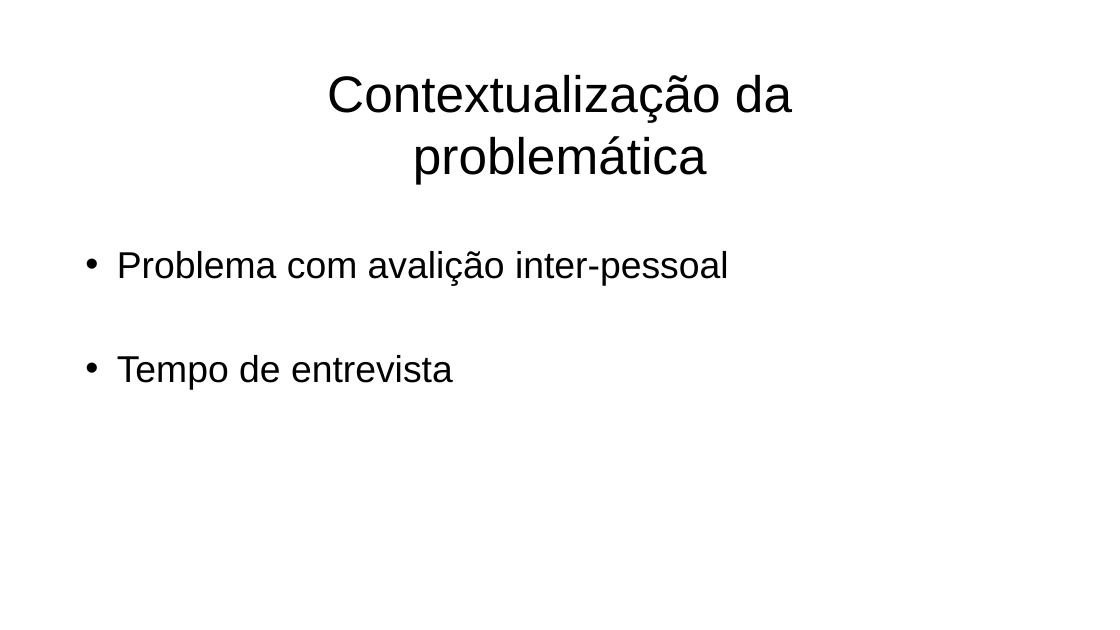
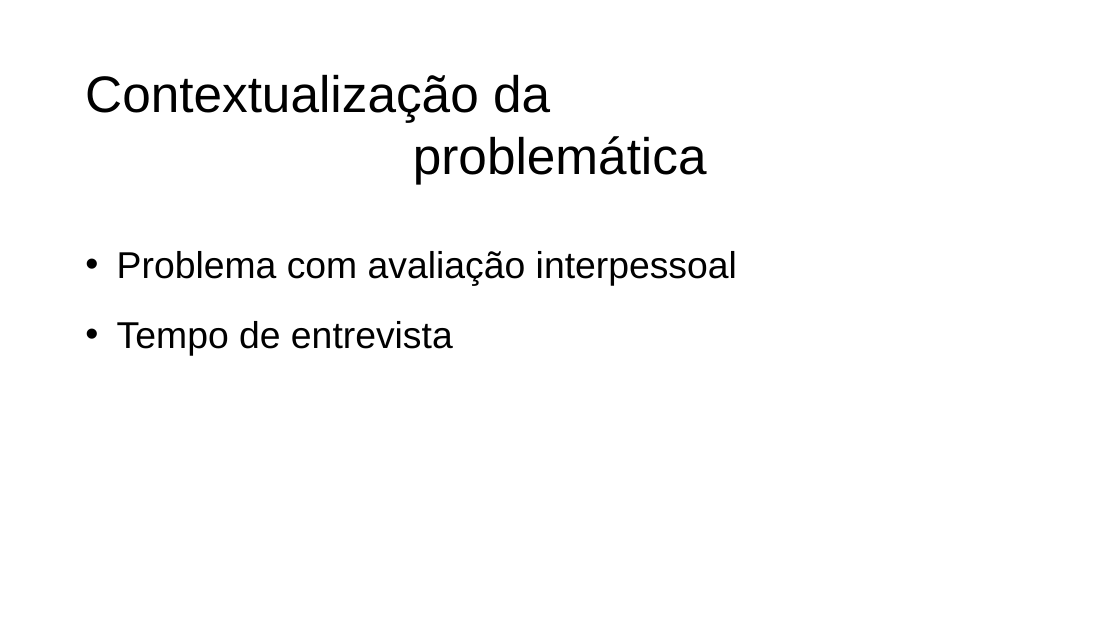
Before and after one commit to AlexssandroUeno/3-Ano, a slide deck: slide 2 of Trabalho de Conclusão de Curso/Apresentacao TCC.pptx. Drawn at 1120x630 pixels with LibreOffice and Linux fonts; fonts in the diff are those of the drawing. Boxes give left, top, right and bottom in pixels: in the first picture for what was removed or moved away, otherwise in the second. Text is boxed around its words. In the diff, an @@ line names an element or a change of style, - is before the commit and + after.

```diff
--- a/Trabalho de Conclusão de Curso/Apresentacao TCC.pptx
+++ b/Trabalho de Conclusão de Curso/Apresentacao TCC.pptx
@@ text at (85,74,707,184): text changed @@
-Contextualização da
-problemática
+Contextualização da
+problemática
@@ text at (117,251,737,286): text changed @@
-• Problema com avalição inter-pessoal
+• Problema com avaliação interpessoal
@@ text at (117,321,453,356): indent changed; less space between paragraphs @@
```
Also in this commit, not shown: 14 other slides changed.
